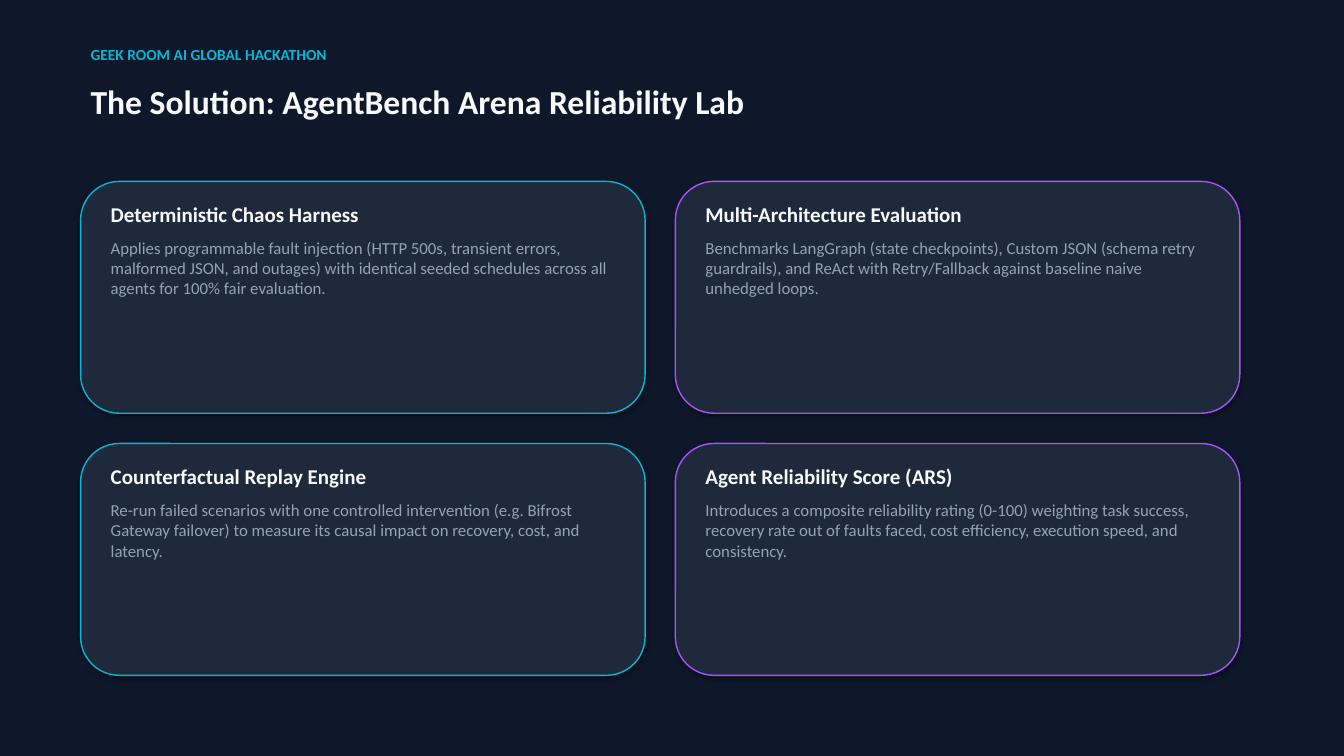
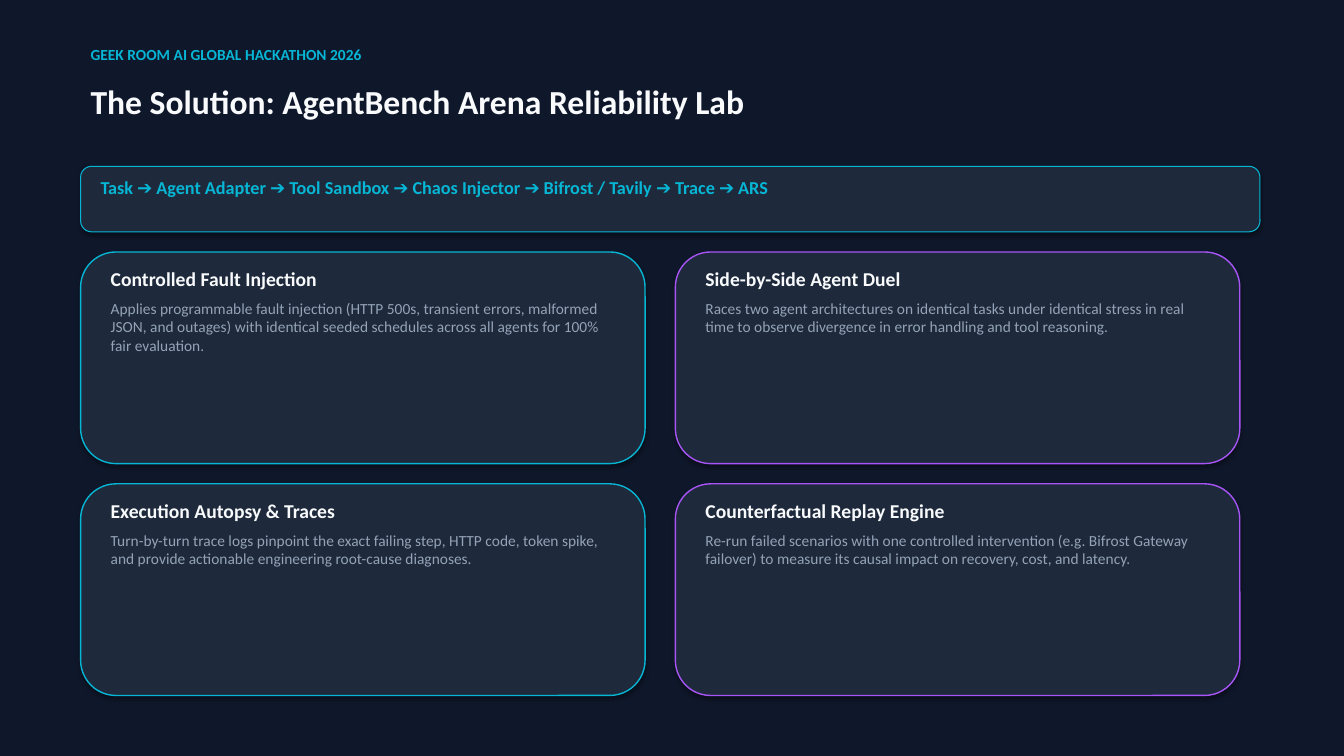
Before and after one commit to Mohan-M04/agentbench-arena, a slide deck: slide 3 of AgentBench_Arena_Hackathon_Pitch_Deck.pptx. Drawn at 1344x756 pixels with LibreOffice and Linux fonts; fonts in the diff are those of the drawing. Boxes give left, top, right and bottom in pixels: in the first picture for what was removed or moved away, otherwise in the second. Text is boxed around its words. In the diff, an @@ line names an element or a change of style, - is before the commit and + after.

Commit message:
docs & deck: unify replay numbers (20 -> 92), embed dashboard screenshot in PPTX, and finalize 10-slide presentation

```diff
--- a/AgentBench_Arena_Hackathon_Pitch_Deck.pptx
+++ b/AgentBench_Arena_Hackathon_Pitch_Deck.pptx
@@ text at (91,49,361,60): text changed @@
-GEEK ROOM AI GLOBAL HACKATHON
+GEEK ROOM AI GLOBAL HACKATHON 2026
@@ rounded rectangle added at (81,166,1260,232), fill #1E293B, outline #06B6D4 0.75 pt @@
@@ text added at (101,181,768,197), 13 pt, text #06B6D4, bold @@
+Task ➔ Agent Adapter ➔ Tool Sandbox ➔ Chaos Injector ➔ Bifrost / Tavily ➔ Trace ➔ ARS
@@ text removed at (705,207,1195,297) @@
-Multi-Architecture Evaluation
-Benchmarks LangGraph (state checkpoints), Custom JSON (schema retry guardrails), and ReAct with Retry/Fallback against baseline naive unhedged loops.
@@ rounded rectangle: place and size @@
-rounded rectangle at (81,181,645,413)
+rounded rectangle at (81,252,645,464)
@@ text "Controlled Fault Injection": place and size @@
-text "Controlled Fault Injection" at (111,207,607,297)
+text "Controlled Fault Injection" at (111,272,598,351)
@@ rounded rectangle: place and size @@
-rounded rectangle at (676,181,1240,413)
+rounded rectangle at (676,252,1240,464)
@@ text at (111,272,316,290): text changed; size 15 to 14 pt @@
-Deterministic Chaos Harness
+Controlled Fault Injection
@@ text added at (705,272,1184,335), 11 pt, text #94A3B8 @@
+Side-by-Side Agent Duel
+Races two agent architectures on identical tasks under identical stress in real time to observe divergence in error handling and tool reasoning.
@@ text at (111,303,598,351): size 12 to 11 pt in "Applies programmable fault injection (HTTP 500s, transient ..." @@
@@ text removed at (705,468,1189,560) @@
-Agent Reliability Score (ARS)
-Introduces a composite reliability rating (0-100) weighting task success, recovery rate out of faults faced, cost efficiency, execution speed, and consistency.
@@ rounded rectangle: place and size @@
-rounded rectangle at (81,444,645,676)
+rounded rectangle at (81,484,645,696)
@@ text added at (111,504,598,567), 11 pt, text #94A3B8 @@
+Execution Autopsy & Traces
+Turn-by-turn trace logs pinpoint the exact failing step, HTTP code, token spike, and provide actionable engineering root-cause diagnoses.
@@ rounded rectangle: place and size @@
-rounded rectangle at (676,444,1240,676)
+rounded rectangle at (676,484,1240,696)
@@ text "Counterfactual Replay Engine": place and size @@
-text "Counterfactual Replay Engine" at (111,469,580,560)
+text "Counterfactual Replay Engine" at (705,504,1188,567)
@@ text "Counterfactual Replay Engine" at (705,504,1188,567): size 15 to 14 pt in "Counterfactual Replay Engine"; size 12 to 11 pt in "Re-run failed scenarios with one controlled intervention ..."; less space between paragraphs @@
```
Also in this commit, not shown: 6 other slides changed, 3 slides added, 3 slides removed, 4 other files.
